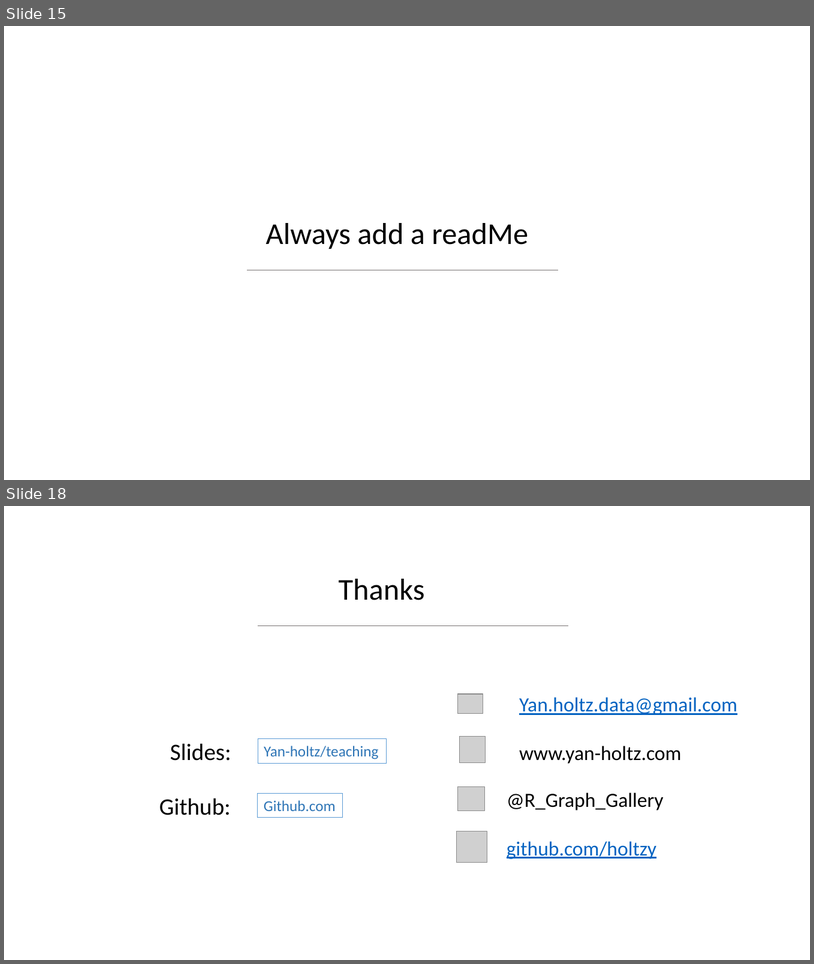
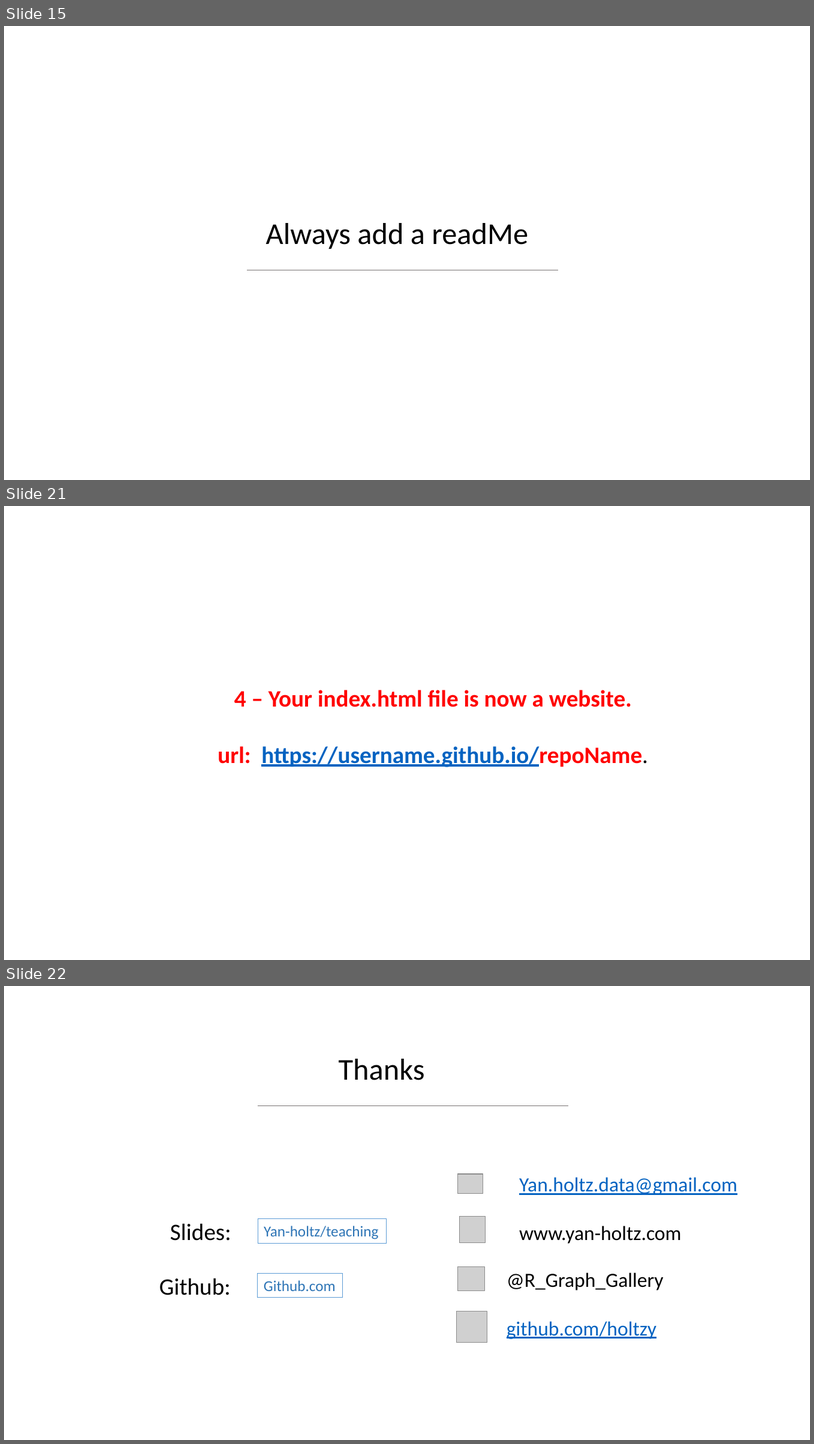
Before and after one commit to holtzy/Teaching, a slide deck: Intro_Github.pptx. Shown one above the other, each under a label of ours: slides 15 and 18 before the commit, slides 15, 21 and 22 after it; the slides between them are not shown. The pictures are 814x964 and 814x1444 pixels, drawn with LibreOffice and Linux fonts; fonts in the diff are those of the drawing; grey boxes stand for pictures; background and template pictures are left out. Boxes give left, top, right and bottom in pixels: in the first picture for what was removed or moved away, otherwise in the second. Text is boxed around its words. In the diff, an @@ line names an element or a change of style, - is before the commit and + after.

```diff
--- a/Intro_Github.pptx
+++ b/Intro_Github.pptx
@@ slide 21 added at (4,506,810,960), background #FFFFFF @@
@@ text added at (218,690,648,767), 28 pt, text #FF0000, bold @@
+4 – Your index.html file is now a website.
+url: https://username.github.io/repoName.
@@ what was slide 18 is now slide 22 @@
```
Also in this commit, not shown: 3 slides changed, 6 other slides added, 3 slides removed, 1 other file.
